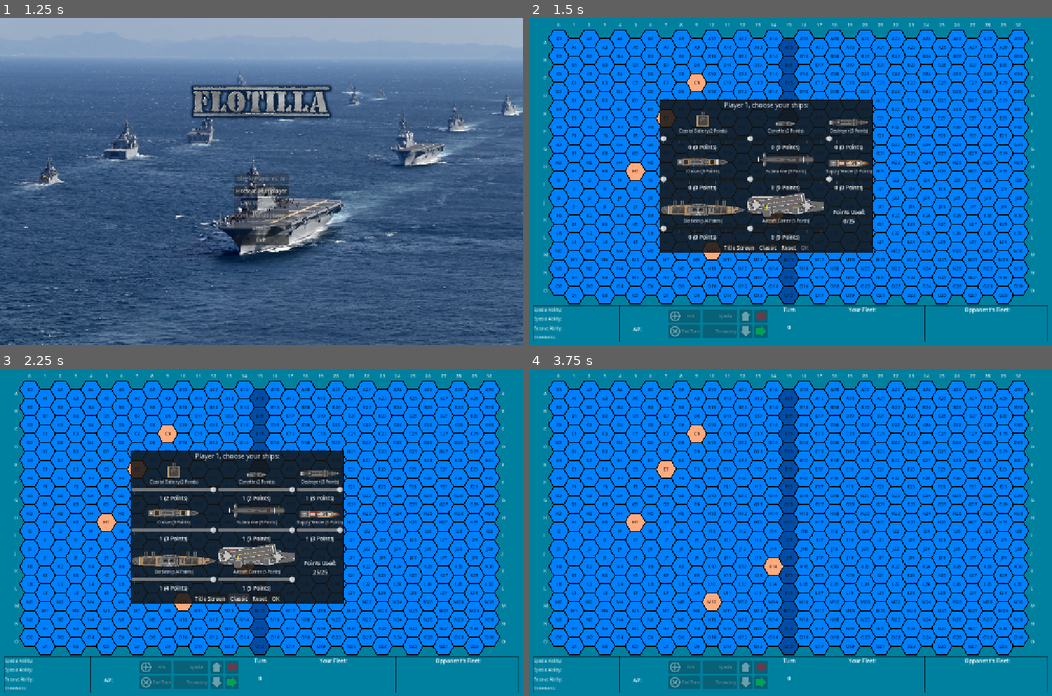
Above: before the commit, frames 1-4 (two rows, left to right).
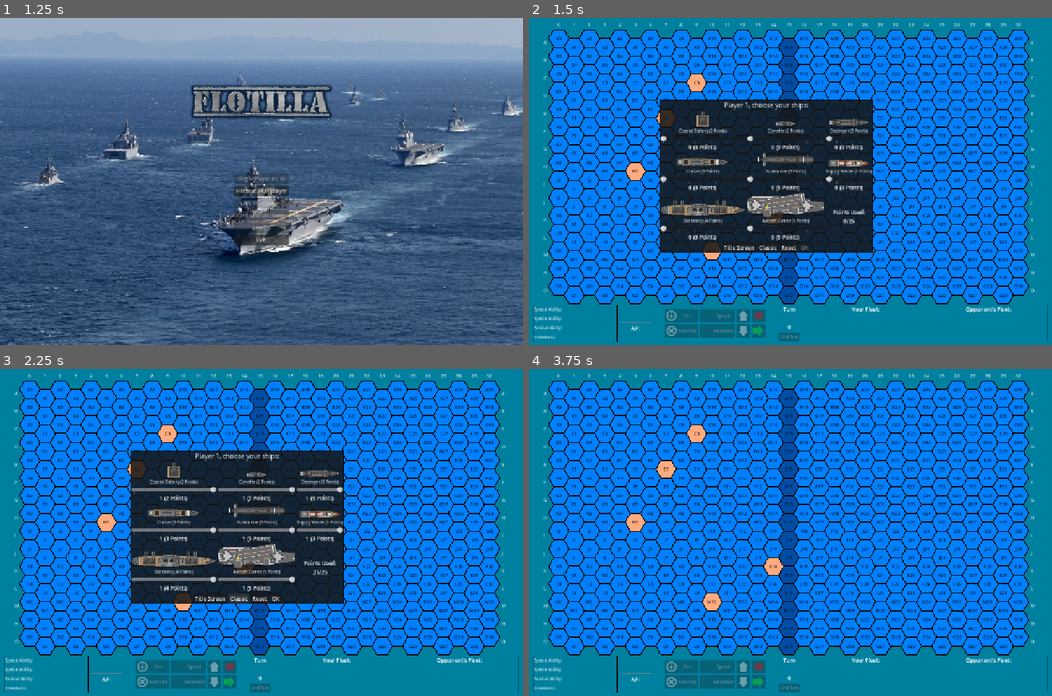
Above: after the commit, the same moments.

Repository: rsucco/flotilla
Game: Godot game, scene res://title_screen.tscn
Two runs of this game, one before a commit and one after it. Both use one fixed random seed, a clock stepped at 60 frames per second and the inputs below. Sound files missing from this copy of the repository are replaced by a short silence.
Inputs (mouse positions are in pixels of both pictures, inside the frame that each line leads up to):
- Up to frame 1 (1.25 s): tap Enter at 0.5 s; move the mouse to (376, 165) at 0.52 s; hold Shift from 0.53 s (still down); click (376, 165) at 0.67 s
- Up to frame 2 (1.5 s): release Shift at 1.25 s; click "Hotseat Multiplayer" at 1.25 s
- Up to frame 3 (2.25 s): click "Classic" at 2 s
- Up to frame 4 (3.75 s): click "Classic" at 2.75 s; click "OK" at 3.5 s

Frame 1 is identical in both runs. In frame 2, 1.4% of the frame differs, in the area x 0-100%, y 87-99%; in frame 3, 1.4%; in frame 4, 1.4%.

Commit message:
Split End Turn into Next Ship and a whole-fleet End Turn
The old End Turn only ended the selected ship's turn, which read as
ending the whole turn.

Co-Authored-By: Claude Opus 5.5 <noreply@anthropic.com>
Claude-Session: https://claude.ai/code/session_01RJFCS1yugPghndaArYwDni

Diff:
--- a/gui.gd
+++ b/gui.gd
@@ -24,7 +24,7 @@
 
 
 func disable_button(button: String, disabled: bool = true) -> void:
-	get_node("GUIGrid/Actions/" + button).disabled = disabled
+	(find_child(button) as Button).disabled = disabled
 
 
 func update_ship_info(ship: Ship) -> void:
--- a/gui.tscn
+++ b/gui.tscn
@@ -193,14 +193,14 @@
 disabled = true
 icon = ExtResource("7")
 
-[node name="EndTurn" type="Button" parent="GUIGrid/Actions" groups=["action_buttons"]]
+[node name="NextShip" type="Button" parent="GUIGrid/Actions" groups=["action_buttons"]]
 offset_top = 35.0
 offset_right = 82.0
 offset_bottom = 66.0
 theme_override_fonts/font = ExtResource("1")
 theme_override_font_sizes/font_size = 10
 disabled = true
-text = "End Turn"
+text = "Next Ship"
 icon = ExtResource("5")
 
 [node name="Secondary" type="Button" parent="GUIGrid/Actions" groups=["action_buttons"]]
@@ -258,6 +258,13 @@
 text = "0"
 horizontal_alignment = 1
 vertical_alignment = 1
+
+[node name="EndTurn" type="Button" parent="GUIGrid/TurnNumber"]
+layout_mode = 2
+theme_override_fonts/font = ExtResource("1")
+theme_override_font_sizes/font_size = 10
+disabled = true
+text = "End Turn"
 
 [node name="VSeparator2" type="VSeparator" parent="GUIGrid"]
 offset_left = 644.0
--- a/local_player.gd
+++ b/local_player.gd
@@ -2,7 +2,7 @@
 extends Player
 
 const TILE_HIST_HOVER_TIME := 0.5
-const ATTACK_BUTTONS: Array[String] = ["Fire", "Special", "Secondary", "EndTurn"]
+const ATTACK_BUTTONS: Array[String] = ["Fire", "Special", "Secondary", "NextShip", "EndTurn"]
 
 var aiming := {"fire": false, "special": false, "secondary": false, "recon": false, "unrep": false}
 var ships_with_moves: Array[Ship] = []
@@ -26,6 +26,9 @@
 	tile_history = root.get_node("TileHistory")
 	for button: Button in get_tree().get_nodes_in_group("action_buttons"):
 		button.pressed.connect(_button_pressed.bind(button))
+	# Not an action button: it works with no ship selected
+	var end_turn: Button = root.gui.find_child("EndTurn")
+	end_turn.pressed.connect(_button_pressed.bind(end_turn))
 
 
 func _unhandled_input(event: InputEvent) -> void:
@@ -98,6 +101,8 @@
 			_aim_special()
 		"Secondary":
 			_aim_secondary()
+		"NextShip":
+			_next_ship()
 		"EndTurn":
 			_end_turn()
 		"Forward":
@@ -190,10 +195,18 @@
 	made_move.emit()
 
 
-func _end_turn() -> void:
+# Ends the selected ship's turn
+func _next_ship() -> void:
 	if selected_ship != null:
 		selected_ship.ap = 0
 		made_move.emit()
+
+
+# Ends every ship's turn
+func _end_turn() -> void:
+	for ship in ships:
+		ship.ap = 0
+	made_move.emit()
 
 
 func _forward() -> void:
@@ -262,6 +275,7 @@
 	root.gui.disable_button("Fire", not ship.can_fire())
 	root.gui.disable_button("Special", not ship.can_special())
 	root.gui.disable_button("Secondary", not ship.can_secondary())
+	root.gui.disable_button("NextShip", false)
 	root.gui.disable_button("EndTurn", false)
 
 
@@ -306,6 +320,7 @@
 		ship.visible = false
 	# Its history is about the opponent's fleet
 	tile_history.visible = false
+	root.gui.disable_button("EndTurn")
 
 
 func get_move() -> void:
--- a/test/game_driver.gd
+++ b/test/game_driver.gd
@@ -71,7 +71,7 @@
 
 
 func action_button(button: String) -> Button:
-	return game.gui.get_node("GUIGrid/Actions/" + button)
+	return game.gui.find_child(button)
 
 
 # Fixed islands, one per side, for the coastal batteries
@@ -158,8 +158,8 @@
 	return null
 
 
-# Ends the turn of every ship with AP left. Presses at least once, since the
-# game waits for a move even when none are left (e.g. the opponent is sunk).
+# Ends the whole fleet's turn. Presses at least once, since the game waits
+# for a move even when none are left (e.g. the opponent is sunk).
 func end_turn() -> void:
 	var player := game.players[game.player_up]
 	while true:
--- a/test/integration/test_gui.gd
+++ b/test/integration/test_gui.gd
@@ -145,3 +145,32 @@
 	assert_false(popup.visible, "the opponent's mine stays hidden")
 	assert_eq(popup.events_for(Vector2i(6, 10), 1).size(), 1, "the mine's owner still sees it")
 	get_node("/root/GutRunner/GutLayer").visible = true
+
+
+func test_next_ship_ends_only_the_selected_ship() -> void:
+	get_node("/root/GutRunner/GutLayer").visible = false
+	var game: Root = add_child_autofree(ROOT_SCENE.instantiate())
+	var driver := GameDriver.new(game)
+	driver.prepare_board()
+	await driver.start_game()
+	await driver.select("cruiser")
+	driver.press(driver.action_button("NextShip"))
+	assert_eq(driver.ship_of(0, "cruiser").ap, 0)
+	assert_eq(driver.ship_of(0, "battleship").ap, 4, "other ships keep their AP")
+	assert_eq(game.player_up, 0, "still player 1's turn")
+	get_node("/root/GutRunner/GutLayer").visible = true
+
+
+func test_end_turn_ends_the_whole_fleet_with_nothing_selected() -> void:
+	get_node("/root/GutRunner/GutLayer").visible = false
+	var game: Root = add_child_autofree(ROOT_SCENE.instantiate())
+	var driver := GameDriver.new(game)
+	driver.prepare_board()
+	await driver.start_game()
+	await driver.click(GameDriver.spot(0, "cruiser"), MOUSE_BUTTON_RIGHT)
+	assert_null(game.players[0].selected_ship, "deselected")
+	driver.press(driver.action_button("EndTurn"))
+	await driver.find_dialog(game, "res://gui/local_turn_swap.tscn")
+	assert_eq(game.player_up, 1)
+	assert_true(driver.action_button("EndTurn").disabled, "disabled between turns")
+	get_node("/root/GutRunner/GutLayer").visible = true
